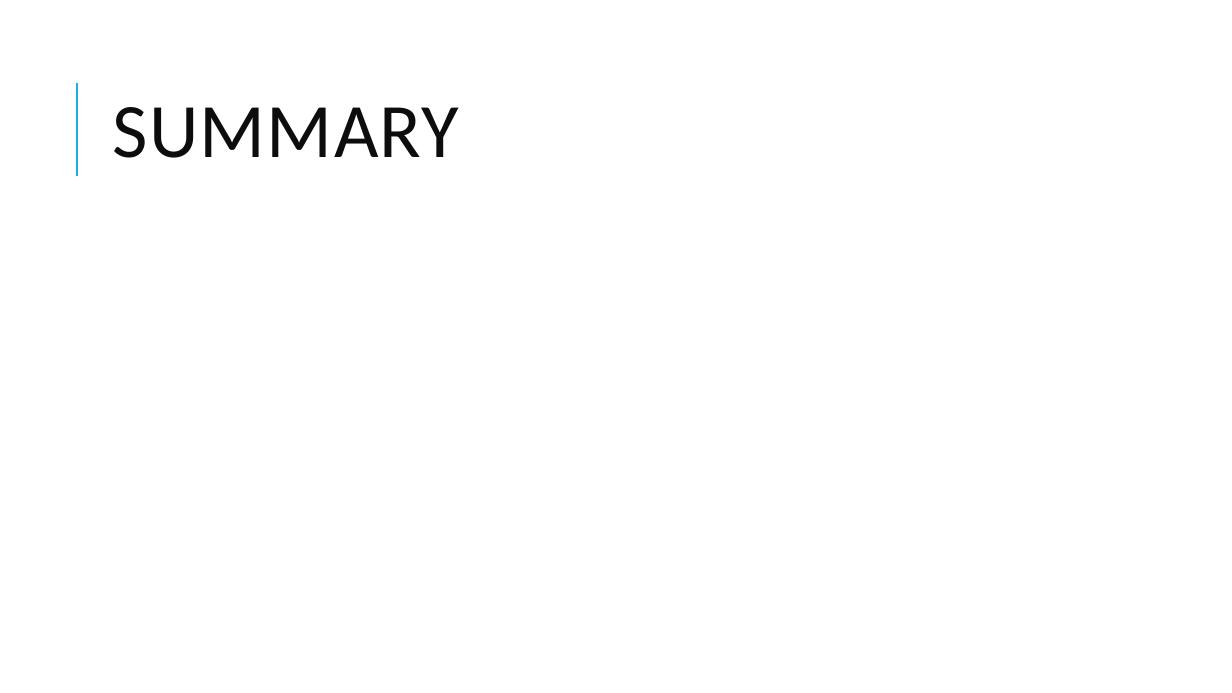
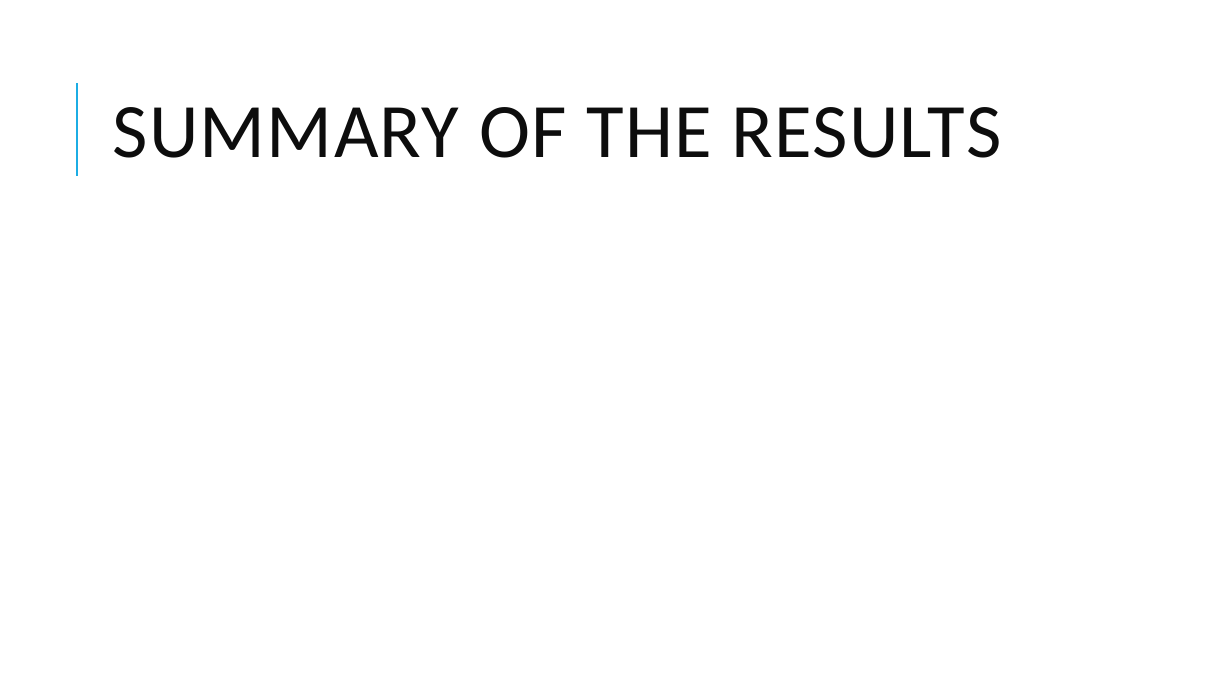
Before and after one commit to 0m4ric4/DMTM-Project, a slide deck: slide 5 of submission/XXXXXXXX-FamilyName/Presentation/PresentationStructure.pptx. Drawn at 1232x693 pixels with LibreOffice and Linux fonts; fonts in the diff are those of the drawing. Boxes give left, top, right and bottom in pixels: in the first picture for what was removed or moved away, otherwise in the second. Text is boxed around its words. In the diff, an @@ line names an element or a change of style, - is before the commit and + after.

```diff
--- a/submission/XXXXXXXX-FamilyName/Presentation/PresentationStructure.pptx
+++ b/submission/XXXXXXXX-FamilyName/Presentation/PresentationStructure.pptx
@@ title at bbox=[113, 107, 1002, 158]: text changed @@
-SUMMARY
+SUMMARY OF THE RESULTS
```
Also in this commit, not shown: 1 other slide changed, 3 slides added, 3 slides removed, 11 other files.
